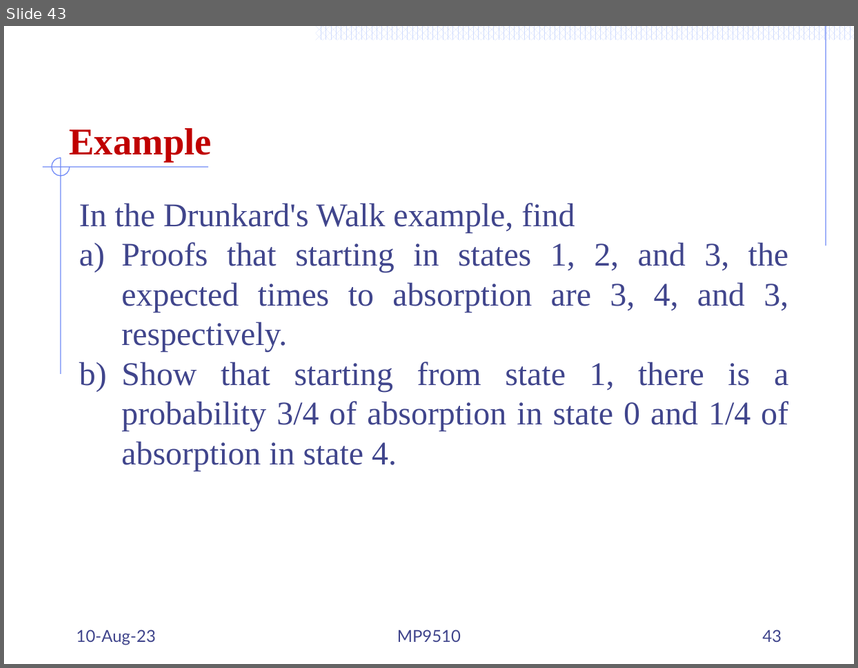
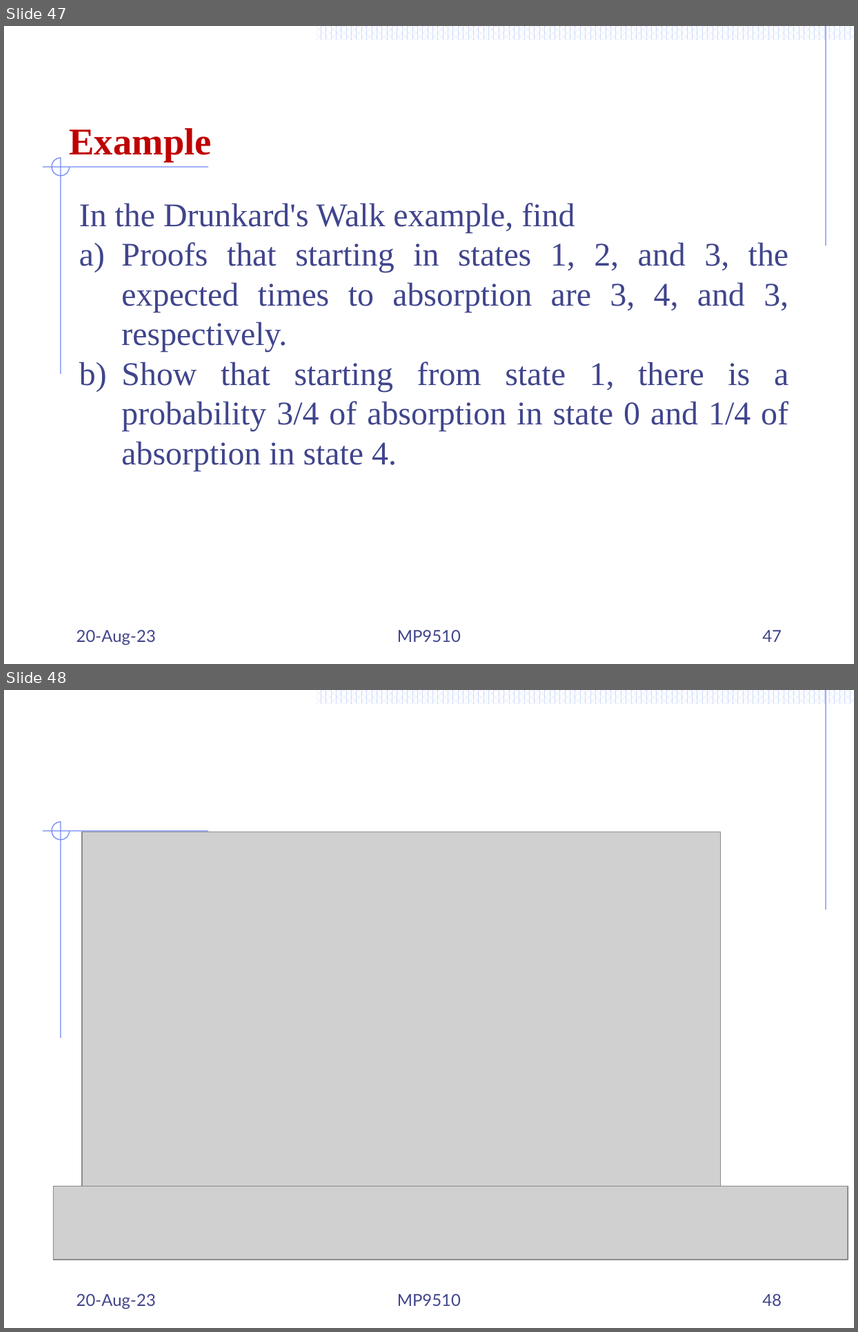
Before and after one commit to Mayooran1987/MC9510, a slide deck: Lect_3_Markov process.pptx. Shown one above the other, each under a label of ours: slide 43 before the commit, slides 47 and 48 after it. The pictures are 858x668 and 858x1332 pixels, drawn with LibreOffice and Linux fonts; fonts in the diff are those of the drawing; grey boxes stand for pictures. Boxes give left, top, right and bottom in pixels: in the first picture for what was removed or moved away, otherwise in the second. Text is boxed around its words. In the diff, an @@ line names an element or a change of style, - is before the commit and + after.

```diff
--- a/Lect_3_Markov process.pptx
+++ b/Lect_3_Markov process.pptx
@@ slide 48 added at (4,690,854,1328), background #FFFFFF; not listed: 56 template elements that a slide beside it also shows @@
@@ picture added at (82,832,721,1225) @@
@@ picture added at (53,1185,848,1259) @@
@@ text added at (76,1293,156,1309), 14 pt, text #40458C @@
+20-Aug-23
@@ text added at (397,1293,461,1305), 14 pt, text #40458C @@
+MP9510
@@ page number added at (762,1293,782,1305), 14 pt, text #40458C @@
+48
@@ what was slide 43 is now slide 47 @@
@@ slide 47 changed as well @@
@@ text at (76,629,156,645): text changed @@
-10-Aug-23
+20-Aug-23
@@ page number at (762,630,782,641): text changed @@
-43
+47
```
Also in this commit, not shown: 25 other slides changed, 5 other slides added, 1 other file.
